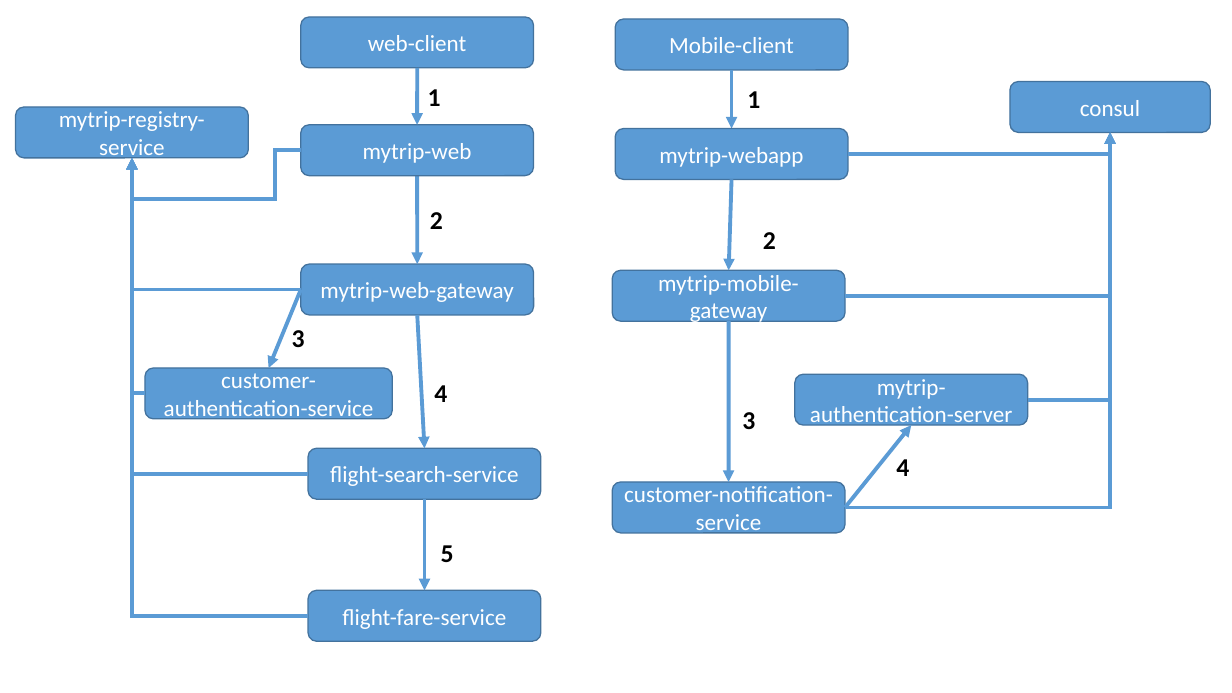
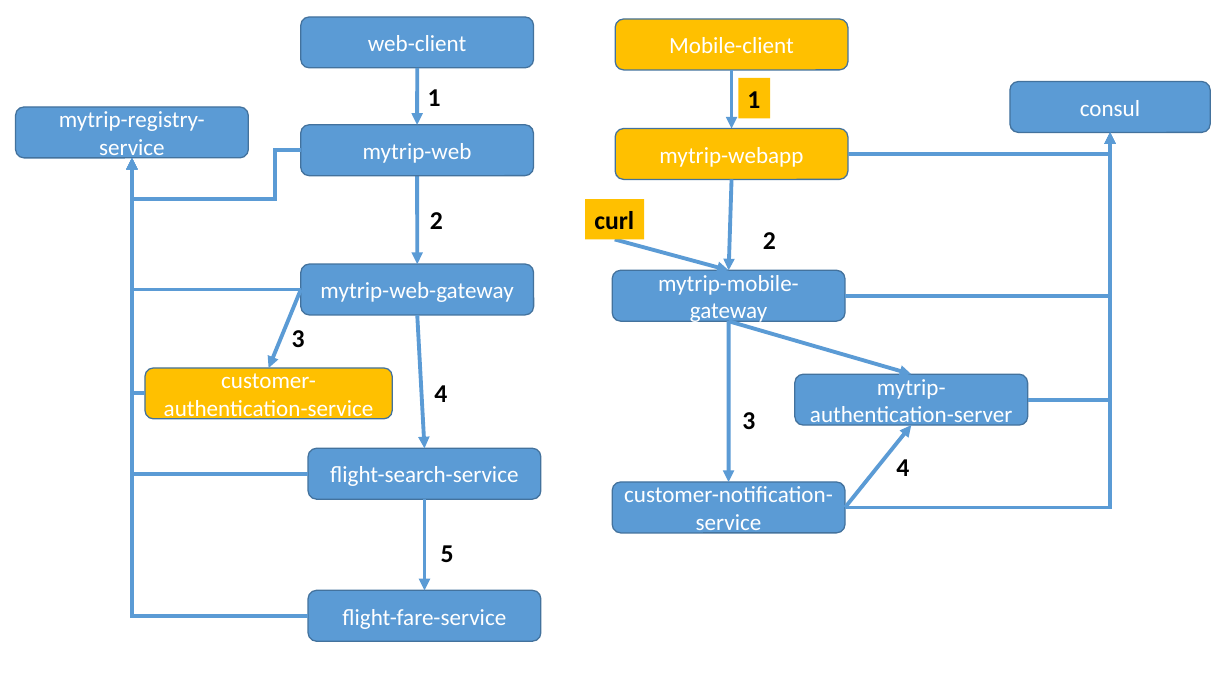
Before and after one commit to dhilipk/MicroServices, a slide deck: slide 1 of mytrip-docs/FlowDiagram.pptx. Drawn at 1232x693 pixels with LibreOffice and Linux fonts; fonts in the diff are those of the drawing. Boxes give left, top, right and bottom in pixels: in the first picture for what was removed or moved away, otherwise in the second. Text is boxed around its words. In the diff, an @@ line names an element or a change of style, - is before the commit and + after.

```diff
--- a/mytrip-docs/FlowDiagram.pptx
+++ b/mytrip-docs/FlowDiagram.pptx
@@ rectangle "1": place and size @@
-rectangle "1" at [747, 91, 760, 108]
+rectangle "1" at [738, 78, 770, 118]
@@ rectangle "1" at [738, 78, 770, 118]: fill none to #FFC000 @@
@@ fill #5B9BD5 to #FFC000 in 3 elements at [145, 368, 393, 419], [616, 19, 848, 70], [616, 128, 848, 179] @@
@@ rectangle added at [585, 199, 644, 239], fill #FFC000, 20 pt, text #000000, bold @@
+curl
@@ arrow added from (615, 239) to (729, 271), #5B9BD5 3 pt @@
@@ arrow added from (729, 322) to (911, 374), #5B9BD5 3 pt @@
```
Also in this commit, not shown: 2 other files.
